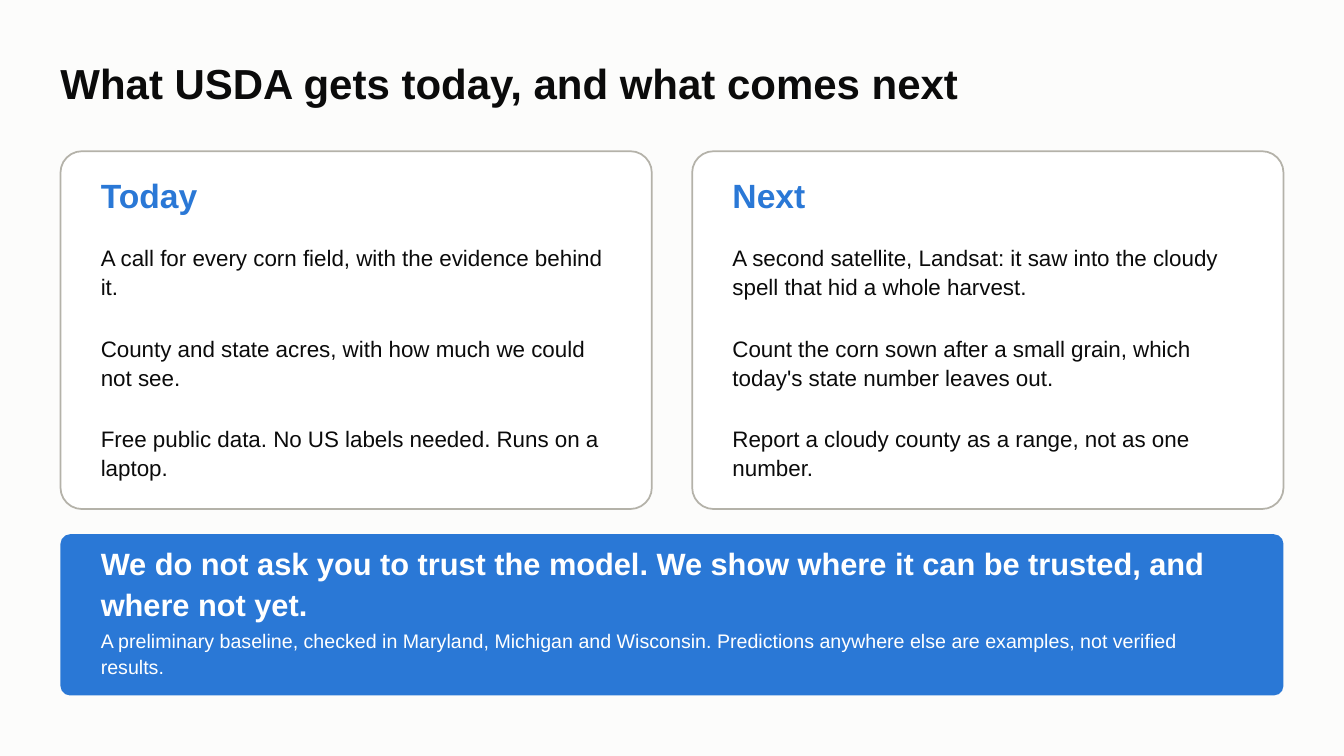
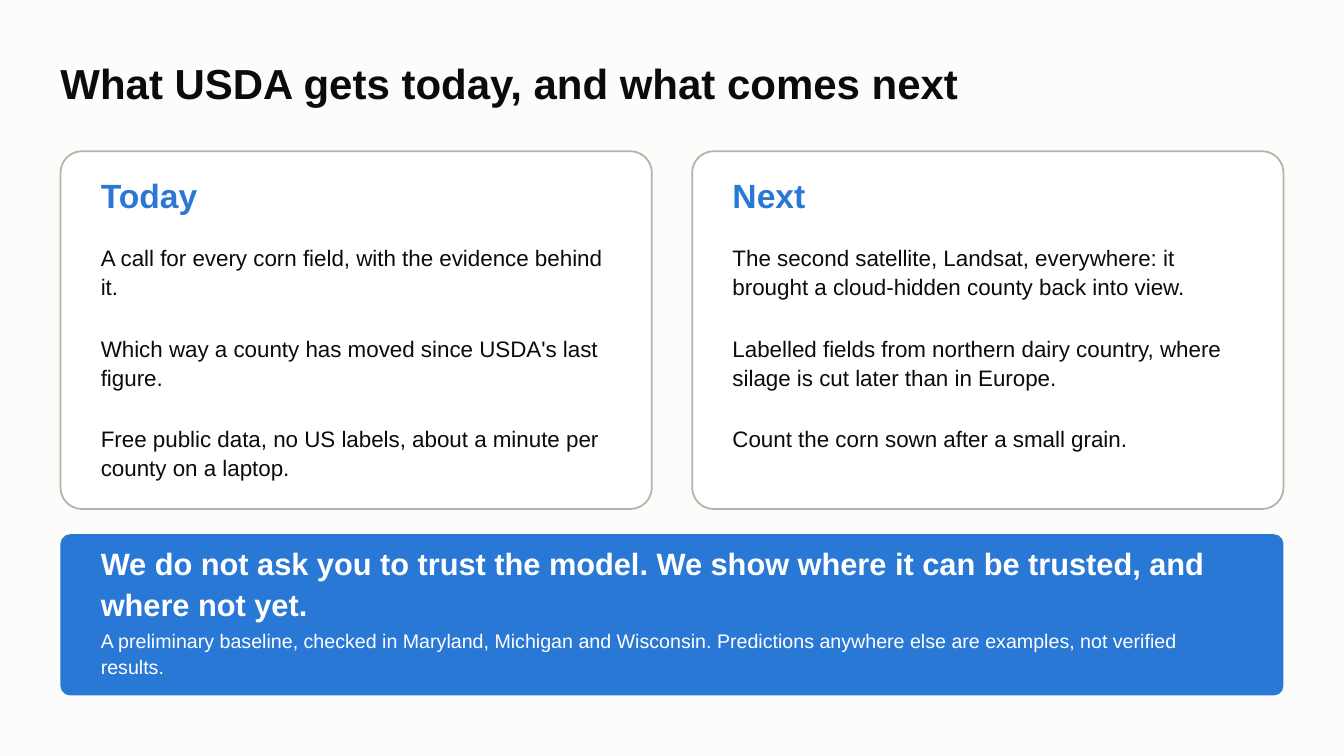
Before and after one commit to ChenSiyun1234/FieldVision, a slide deck: slide 10 of handoff/presentation/FieldVision_model_story.pptx (slide 9 before the commit). Drawn at 1344x756 pixels with LibreOffice and Linux fonts; fonts in the diff are those of the drawing. Boxes give left, top, right and bottom in pixels: in the first picture for what was removed or moved away, otherwise in the second. Text is boxed around its words. In the diff, an @@ line names an element or a change of style, - is before the commit and + after.

Commit message:
Deck and hand-over page: Landsat as the second satellite, the update of USDA's last figure on the eight seen counties

```diff
--- a/handoff/presentation/FieldVision_model_story.pptx
+++ b/handoff/presentation/FieldVision_model_story.pptx
@@ text at (x1=732, y1=249, x2=1221, y2=452): text changed @@
-A second satellite, Landsat: it saw into the cloudy spell that hid a whole harvest.
-Count the corn sown after a small grain, which today's state number leaves out.
-Report a cloudy county as a range, not as one number.
+The second satellite, Landsat, everywhere: it brought a cloud-hidden county back into view.
+Labelled fields from northern dairy country, where silage is cut later than in Europe.
+Count the corn sown after a small grain.
@@ text at (x1=101, y1=340, x2=598, y2=481): text changed @@
-County and state acres, with how much we could not see.
-Free public data. No US labels needed. Runs on a laptop.
+Which way a county has moved since USDA's last figure.
+Free public data, no US labels, about a minute per county on a laptop.
```
Also in this commit, not shown: 5 other slides changed, 1 slide added, 2 other files.
